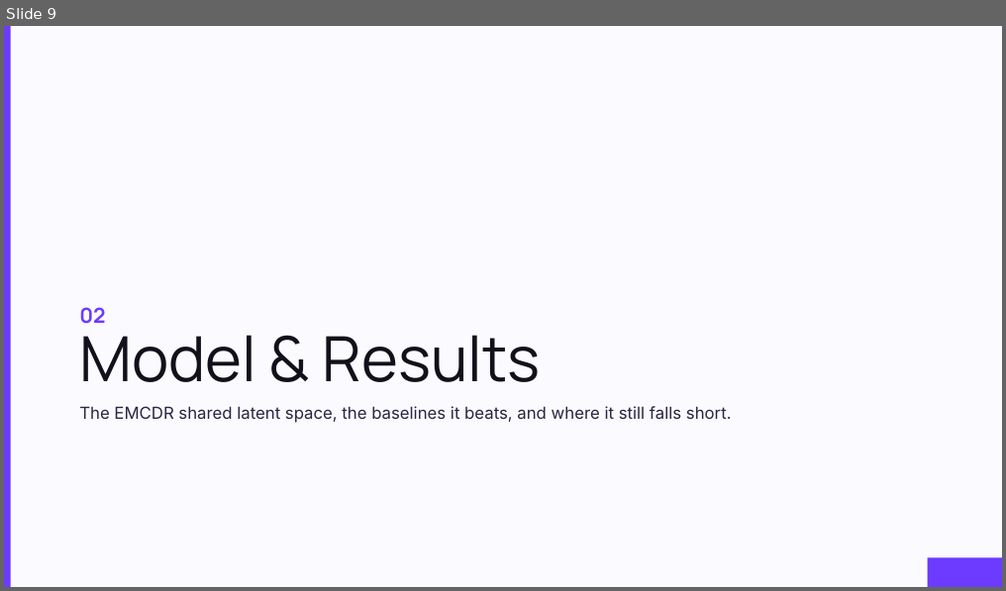
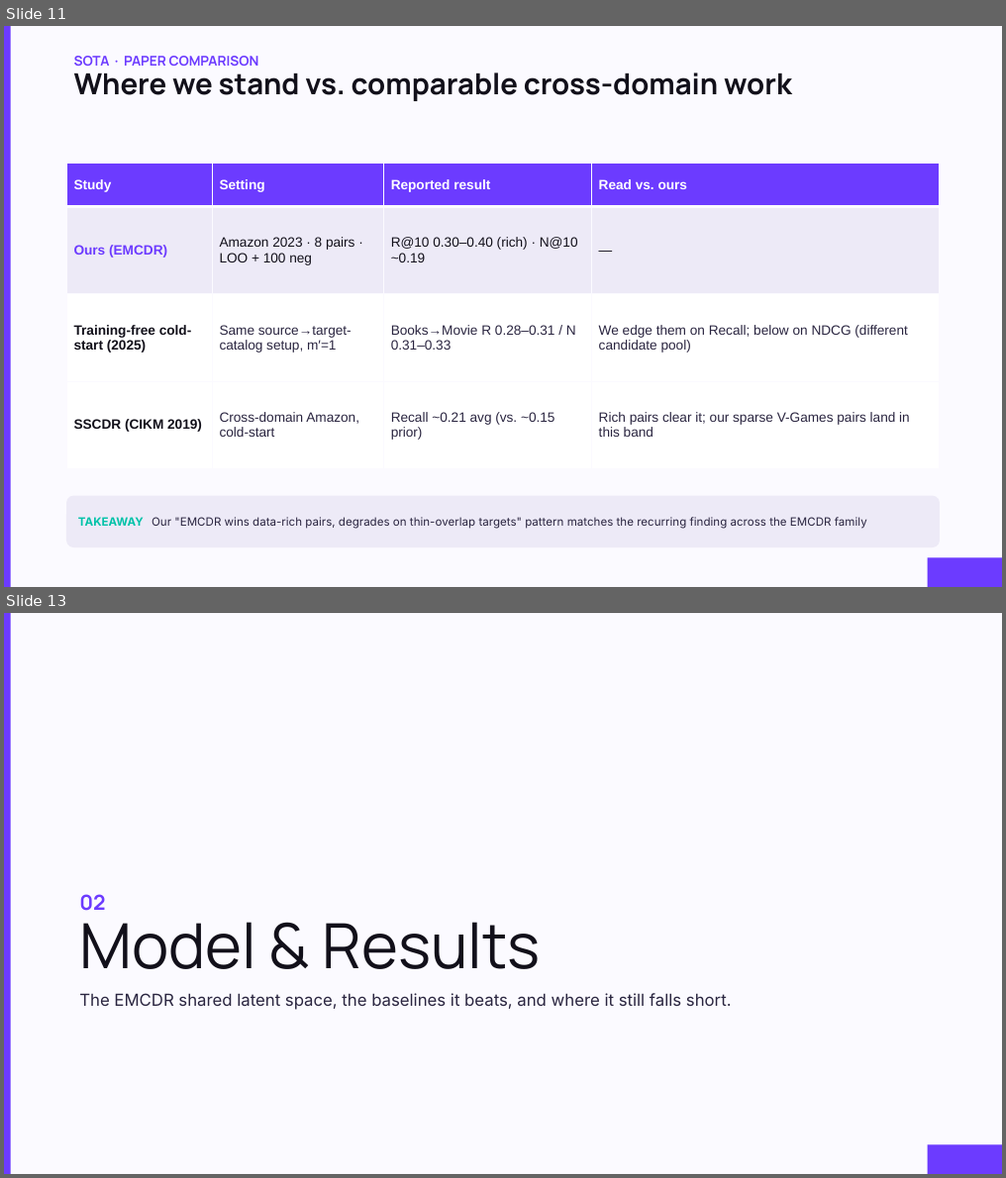
Before and after one commit to orimood/Amazon_CR, a slide deck: Cross-Domain_final.pptx. Shown one above the other, each under a label of ours: slide 9 before the commit, slides 11 and 13 after it; the slides between them are not shown. The pictures are 1006x591 and 1006x1178 pixels, drawn with LibreOffice and Linux fonts; fonts in the diff are those of the drawing. Boxes give left, top, right and bottom in pixels: in the first picture for what was removed or moved away, otherwise in the second. Text is boxed around its words. In the diff, an @@ line names an element or a change of style, - is before the commit and + after.

```diff
--- a/Cross-Domain_final.pptx
+++ b/Cross-Domain_final.pptx
@@ slide 11 added at bbox=[4, 26, 1002, 587], background #FBFAFF; not listed: 2 template elements that a slide beside it also shows @@
@@ title added at bbox=[74, 56, 792, 101], 28 pt, text #12101A, bold @@
+SOTA · PAPER COMPARISON
+Where we stand vs. comparable cross-domain work
@@ table added at bbox=[66, 163, 939, 469], 4 rows, 4 columns @@
+Study | Setting | Reported result | Read vs. ours
+Ours (EMCDR) | Amazon 2023 · 8 pairs · LOO + 100 neg | R@10 0.30–0.40 (rich) · N@10 ~0.19 | —
+Training-free cold-start (2025) | Same source→target-catalog setup, m′=1 | Books→Movie R 0.28–0.31 / N 0.31–0.33 | We edge them on Recall; below on NDCG (different candidate pool)
+SSCDR (CIKM 2019) | Cross-domain Amazon, cold-start | Recall ~0.21 avg (vs. ~0.15 prior) | Rich pairs clear it; our sparse V-Games pairs land in this band
@@ rounded rectangle added at bbox=[66, 496, 940, 548], fill #EDEAF7, 11 pt, text #2A2540 @@
+TAKEAWAY Our "EMCDR wins data-rich pairs, degrades on thin-overlap targets" pattern matches the recurring finding across the EMCDR family
@@ what was slide 9 is now slide 13 @@
```
Also in this commit, not shown: 1 slide changed, 3 other slides added, 2 other files.
